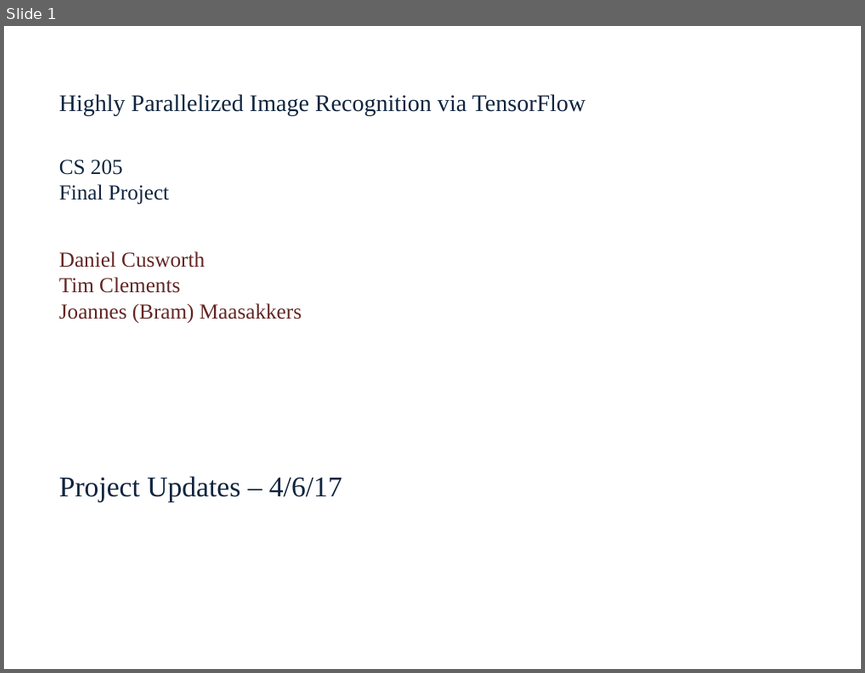
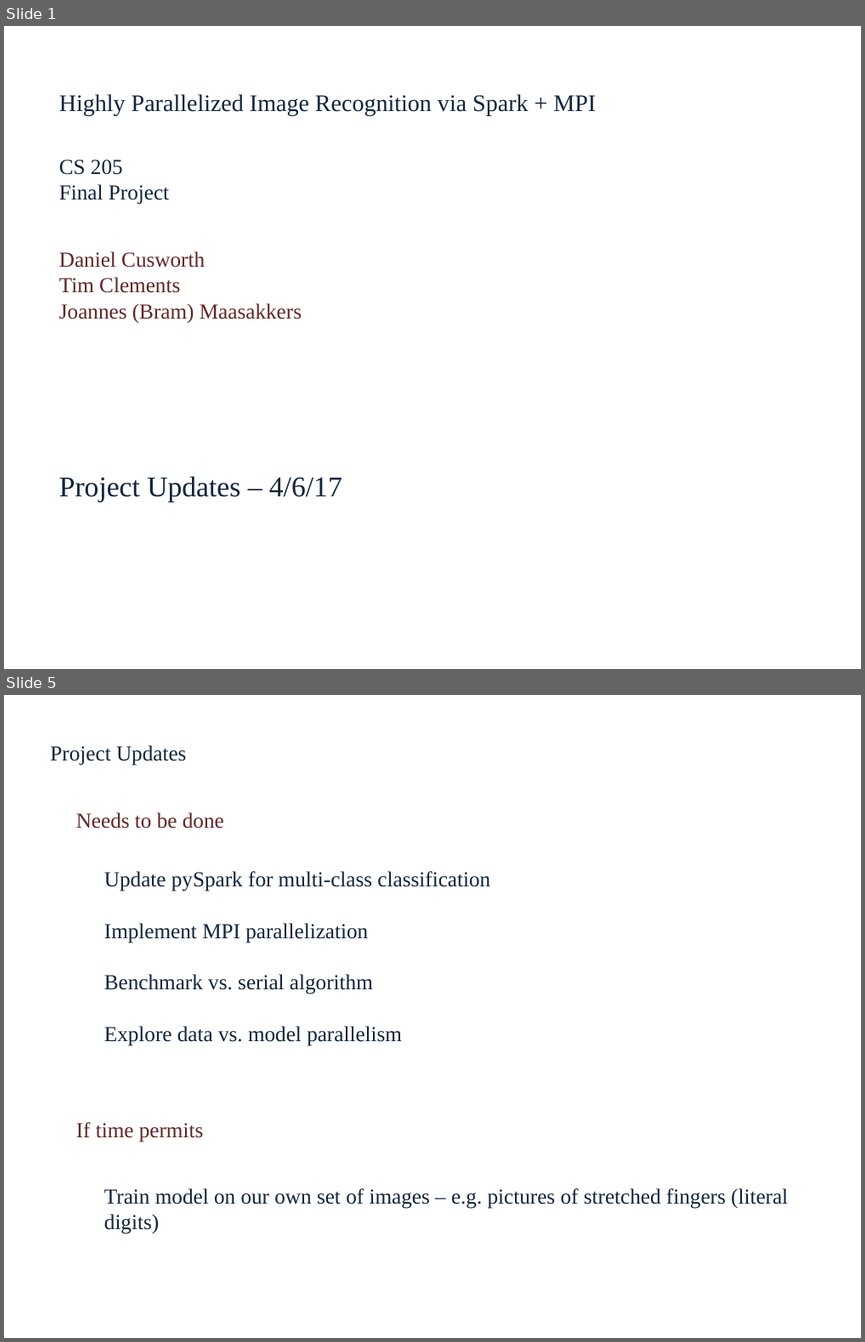
Before and after one commit to dcusworth/image_spark_mpi, a slide deck: benchmarks/Update_Rafa_1.pptx. Shown one above the other, each under a label of ours: slide 1 before the commit, slides 1 and 5 after it; the slides between them are not shown. The pictures are 865x673 and 865x1342 pixels, drawn with LibreOffice and Linux fonts; fonts in the diff are those of the drawing. Boxes give left, top, right and bottom in pixels: in the first picture for what was removed or moved away, otherwise in the second. Text is boxed around its words. In the diff, an @@ line names an element or a change of style, - is before the commit and + after.

```diff
--- a/benchmarks/Update_Rafa_1.pptx
+++ b/benchmarks/Update_Rafa_1.pptx
@@ slide 5 added at box(4, 695, 861, 1338), background #FFFFFF @@
@@ text added at box(50, 745, 186, 766), 18 pt, text #0F243E @@
+Project Updates
@@ text added at box(76, 812, 224, 828), 18 pt, text #632523 @@
+Needs to be done
@@ text added at box(104, 871, 490, 1046), 18 pt, text #0F243E @@
+Update pySpark for multi-class classification
+Implement MPI parallelization
+Benchmark vs. serial algorithm
+Explore data vs. model parallelism
@@ text added at box(76, 1122, 203, 1142), 18 pt, text #632523 @@
+If time permits
@@ text added at box(104, 1188, 788, 1234), 18 pt, text #0F243E @@
+Train model on our own set of images – e.g. pictures of stretched fingers (literal digits)
@@ slide 1 changed as well @@
@@ text at box(59, 94, 596, 115): text changed @@
-Highly Parallelized Image Recognition via TensorFlow
+Highly Parallelized Image Recognition via Spark + MPI
```
Also in this commit, not shown: 3 other slides added, 8 slides removed, 1 other file.
